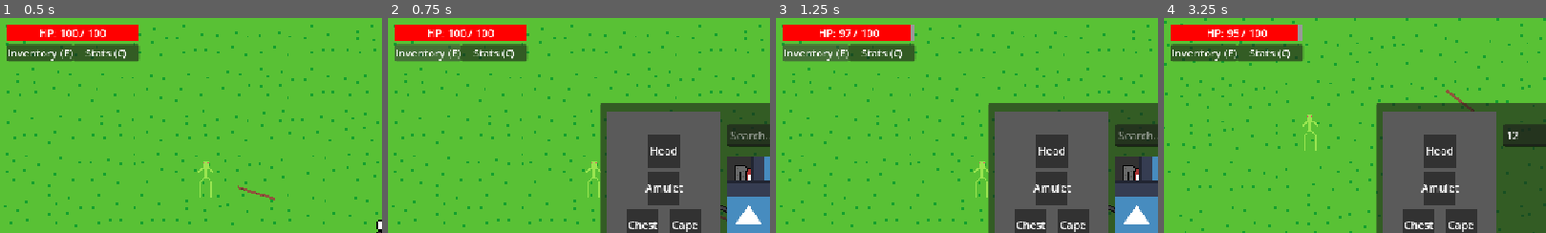
Above: before the commit, frames 1-4 (left to right).
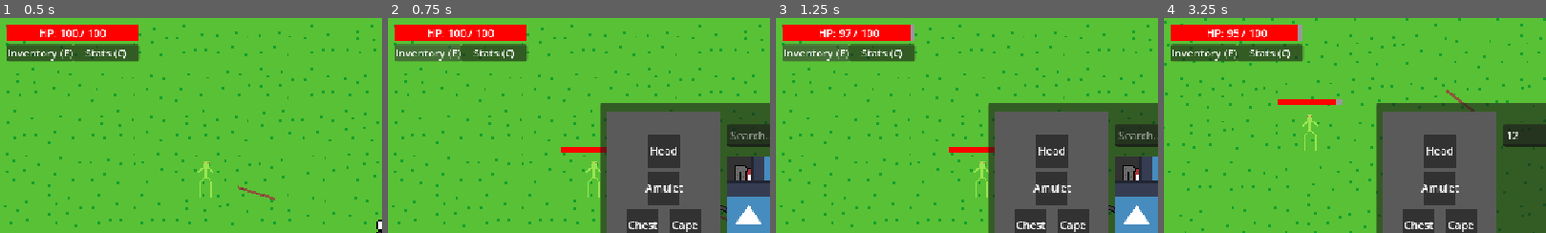
Above: after the commit, the same moments.

Repository: LavaWander/Slesh
Game: Godot game, scene res://world.tscn
The game is run twice, just before and just after one commit, with the same random seed, the same clock (stepped at 60 frames per second) and the same inputs.
Inputs (mouse positions are % of the whole screen's width and height, from its top left):
- Up to frame 1 (0.5 s): no input
- Up to frame 2 (0.75 s): click (5, 8) at 0.5 s
- Up to frame 3 (1.25 s): no input
- Up to frame 4 (3.25 s): click (57, 27) at 1.27 s; type "12" at 1.35 s; tap Enter at 2 s; move the mouse to (33, 48) at 2.02 s; hold D (move_right) 2.03-2.78 s; hold Right mouse button (attack_slash) 2.03-2.78 s; click (33, 48) at 2.17 s; move the mouse to (39, 48) at 2.77 s; hold S (move_down) from 2.78 s (still down); click (39, 48) at 2.85 s
The pictures show only the part of the screen within x 0-50%, y 0-50%; the shares and areas given below are measured in that part.

Frame 1 is identical in both runs. In frame 2, 0.3% of the frame differs, in the area x 45-58%, y 60-63%; in frame 3, 0.3%; in frame 4, 0.5%, in the area x 29-47%, y 37-41%.

Commit message:
Add health bars above enemies

Diff:
--- a/Game/enemies/grasshopper/enemy.gd
+++ b/Game/enemies/grasshopper/enemy.gd
@@ -10,6 +10,7 @@
 var faction = "enemy"
 
 @onready var health: HealthComponent = $HealthComponent
+const ENEMY_HEALTH_BAR_SCENE := preload("res://ui/world/enemy_health_bar.tscn")
 @export var move_speed: float = 80.0
 @export var aggro_range: float = 260.0
 @export var preferred_distance: float = 140.0
@@ -37,11 +38,10 @@
 	wander_target = spawn_position
 	player = get_tree().get_first_node_in_group("player")
 	attacks = Attacks.new(self)
-	health.died.connect(_on_died) # new
+	health.died.connect(_on_died)
+
+	_spawn_health_bar()
 	_play_idle()
-
-	print("player found: ", player)
-	print("spawn_position: ", spawn_position)
 
 func _physics_process(_delta: float) -> void:
 	if not player:
@@ -104,6 +104,11 @@
 				state = State.WANDER
 
 
+func _spawn_health_bar() -> void:
+	var health_bar := ENEMY_HEALTH_BAR_SCENE.instantiate()
+	add_child(health_bar)
+
+
 func _start_stick_attack() -> void:
 	can_attack = false
 	is_aiming = true
@@ -132,6 +137,7 @@
 	timer.timeout.connect(func() -> void:
 		can_attack = true
 	)
+
 
 func _on_died(_source: Node) -> void:
 	queue_free()
--- /dev/null
+++ b/Game/ui/world/enemy_health_bar.gd
@@ -0,0 +1,64 @@
+extends ProgressBar
+class_name EnemyHealthBar
+
+@export var health_path: NodePath = ^"../HealthComponent"
+@export var collision_shape_path: NodePath = ^"../CollisionShape2D"
+@export var vertical_padding: float = 6.0 # how much space from the top of the enemy's CollisionShape2D
+
+var health: HealthComponent
+var collision_shape: CollisionShape2D
+
+
+func _ready() -> void:
+	var parent_canvas_item := get_parent() as CanvasItem
+	if parent_canvas_item != null:
+		z_as_relative = false
+		z_index = parent_canvas_item.z_index + 1
+
+	health = get_node_or_null(health_path) as HealthComponent
+	collision_shape = get_node_or_null(collision_shape_path) as CollisionShape2D
+
+	if health == null:
+		push_warning("EnemyHealthBar could not find HealthComponent.")
+		return
+
+	if collision_shape == null:
+		push_warning("EnemyHealthBar could not find CollisionShape2D.")
+		return
+
+	if not health.health_changed.is_connected(_on_health_changed):
+		health.health_changed.connect(_on_health_changed)
+
+	_place_above_enemy()
+	_on_health_changed(health.current_health, health.max_health)
+
+
+func _place_above_enemy() -> void:
+	var bar_size := custom_minimum_size
+	var top_y := collision_shape.position.y - _get_half_height()
+	position = Vector2(
+		collision_shape.position.x - (bar_size.x * 0.5),
+		top_y - bar_size.y - vertical_padding
+	)
+
+
+func _get_half_height() -> float:
+	if collision_shape.shape is RectangleShape2D:
+		var rect := collision_shape.shape as RectangleShape2D
+		return rect.size.y * 0.5
+
+	if collision_shape.shape is CapsuleShape2D:
+		var capsule := collision_shape.shape as CapsuleShape2D
+		return (capsule.height * 0.5) + capsule.radius
+
+	if collision_shape.shape is CircleShape2D:
+		var circle := collision_shape.shape as CircleShape2D
+		return circle.radius
+
+	return 16.0
+
+
+func _on_health_changed(current: int, max_health: int) -> void:
+	max_value = max_health
+	value = current
+	visible = current > 0 and current < max_health
--- /dev/null
+++ b/Game/ui/world/enemy_health_bar.tscn
@@ -0,0 +1,19 @@
+[gd_scene format=3 uid="uid://bici4rhxg407i"]
+
+[ext_resource type="Script" uid="uid://5eb6wam06pnr" path="res://ui/world/enemy_health_bar.gd" id="1_o5vxv"]
+
+[sub_resource type="StyleBoxFlat" id="StyleBoxFlat_0lt71"]
+
+[sub_resource type="StyleBoxFlat" id="StyleBoxFlat_o5vxv"]
+bg_color = Color(1, 0, 0, 1)
+
+[node name="EnemyHealthBar" type="ProgressBar" unique_id=457963702]
+custom_minimum_size = Vector2(48, 4)
+offset_left = -24.0
+offset_top = -2.0
+offset_right = 24.0
+offset_bottom = 2.0
+theme_override_styles/background = SubResource("StyleBoxFlat_0lt71")
+theme_override_styles/fill = SubResource("StyleBoxFlat_o5vxv")
+show_percentage = false
+script = ExtResource("1_o5vxv")
Not shown, added: Game/ui/world/enemy_health_bar.gd.uid
Not shown, changed: Notes.txt
